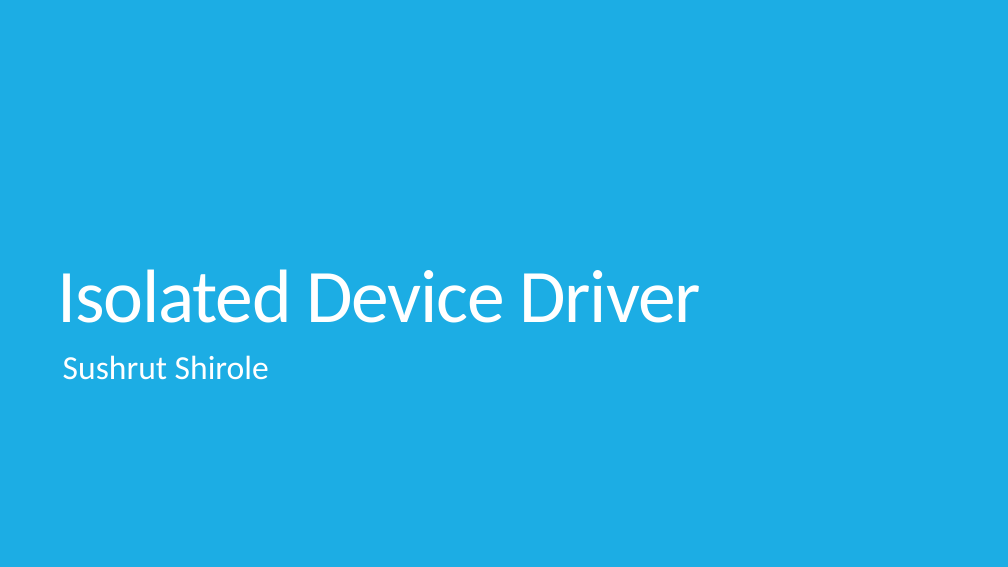
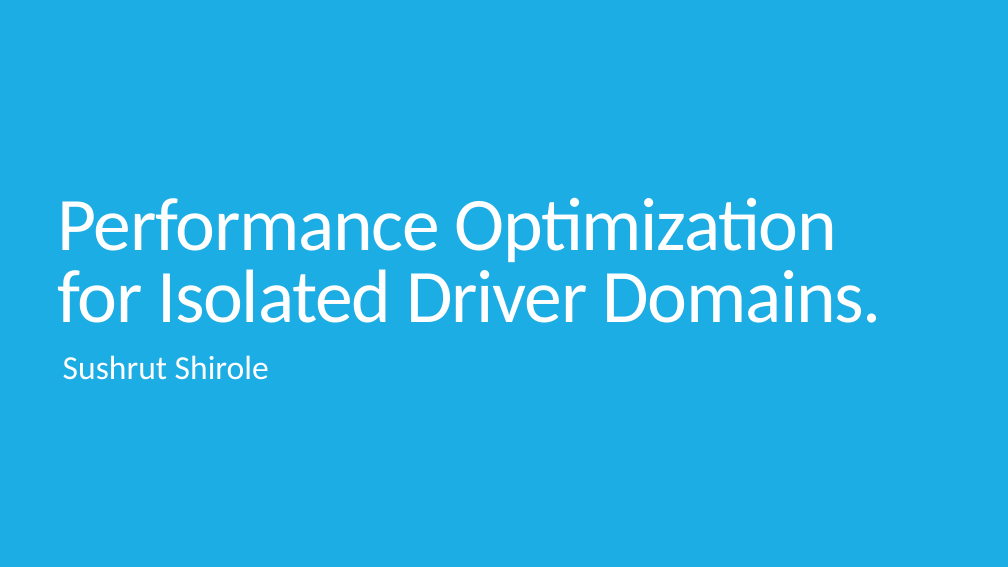
Before and after one commit to sushirol/Isolated-Driver-Domain, a slide deck: slide 1 of doc/presentation/IDDR.pptx. Drawn at 1008x567 pixels with LibreOffice and Linux fonts; fonts in the diff are those of the drawing. Boxes give left, top, right and bottom in pixels: in the first picture for what was removed or moved away, otherwise in the second. Text is boxed around its words. In the diff, an @@ line names an element or a change of style, - is before the commit and + after.

```diff
--- a/doc/presentation/IDDR.pptx
+++ b/doc/presentation/IDDR.pptx
@@ title at box(57, 197, 882, 323): text changed @@
-Isolated Device Driver
+Performance Optimization for Isolated Driver Domains.
```
Also in this commit, not shown: 1 other slide changed, 2 slides added.
